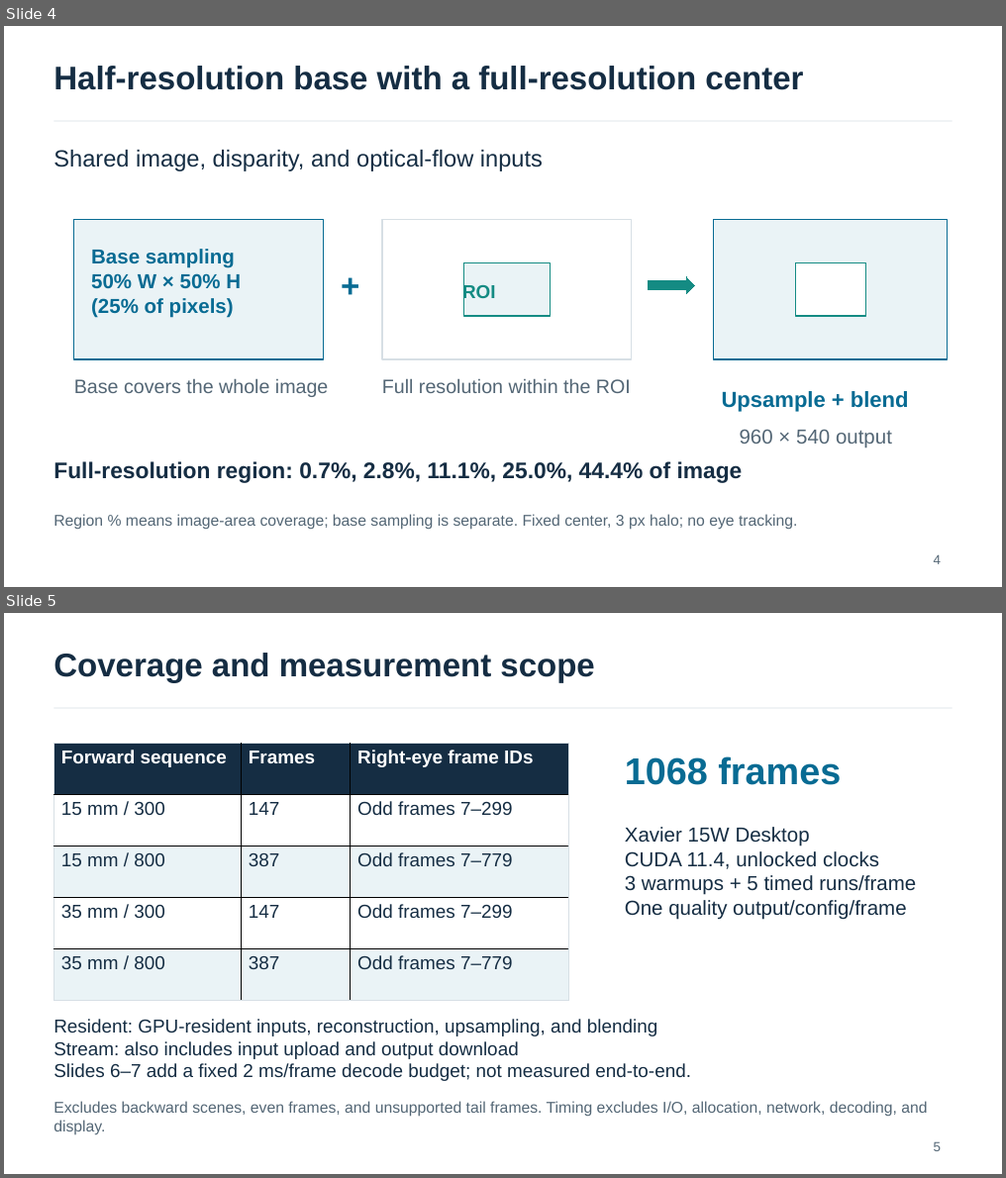
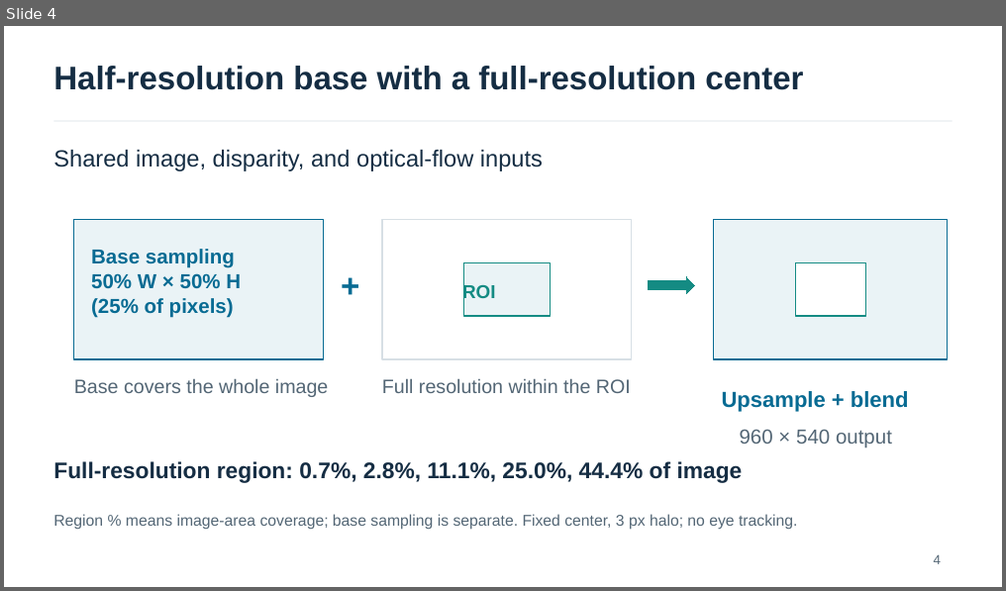
Before and after one commit to yingtian991221/stereo-eye-reconstruction, a slide deck: presentations/weekly_20261029/weekly_20261029_english_30w.pptx. Shown one above the other, each under a label of ours: slides 4 and 5 before the commit, slide 4 after it. The pictures are 1006x1178 and 1006x591 pixels, drawn with LibreOffice and Linux fonts; fonts in the diff are those of the drawing. Boxes give left, top, right and bottom in pixels: in the first picture for what was removed or moved away, otherwise in the second. Text is boxed around its words. In the diff, an @@ line names an element or a change of style, - is before the commit and + after.

```diff
--- a/presentations/weekly_20261029/weekly_20261029_english_30w.pptx
+++ b/presentations/weekly_20261029/weekly_20261029_english_30w.pptx
@@ slide 5 removed at [4, 613, 1002, 1174], background #FFFFFF @@
@@ text removed at [54, 653, 594, 683] @@
-Coverage and measurement scope
@@ line removed from (54, 708) to (952, 708) @@
@@ table removed at [54, 744, 569, 1001], 5 rows, 3 columns @@
-Forward sequence | Frames | Right-eye frame IDs
-15 mm / 300 | 147 | Odd frames 7–299
-15 mm / 800 | 387 | Odd frames 7–779
-35 mm / 300 | 147 | Odd frames 7–299
-35 mm / 800 | 387 | Odd frames 7–779
@@ text removed at [625, 757, 841, 785] @@
-1068 frames
@@ text removed at [625, 827, 916, 920] @@
-Xavier 15W Desktop
-CUDA 11.4, unlocked clocks
-3 warmups + 5 timed runs/frame
-One quality output/config/frame
@@ text removed at [54, 1019, 691, 1081] @@
-Resident: GPU-resident inputs, reconstruction, upsampling, and blending
-Stream: also includes input upload and output download
-Slides 6–7 add a fixed 2 ms/frame decode budget; not measured end-to-end.
@@ text removed at [54, 1101, 927, 1136] @@
-Excludes backward scenes, even frames, and unsupported tail frames. Timing excludes I/O, allocation, network, decoding, and display.
@@ text removed at [934, 1142, 941, 1152] @@
-5
```
Also in this commit, not shown: 2 slides changed, 2 slides added, 2 other slides removed, 5 other files.
